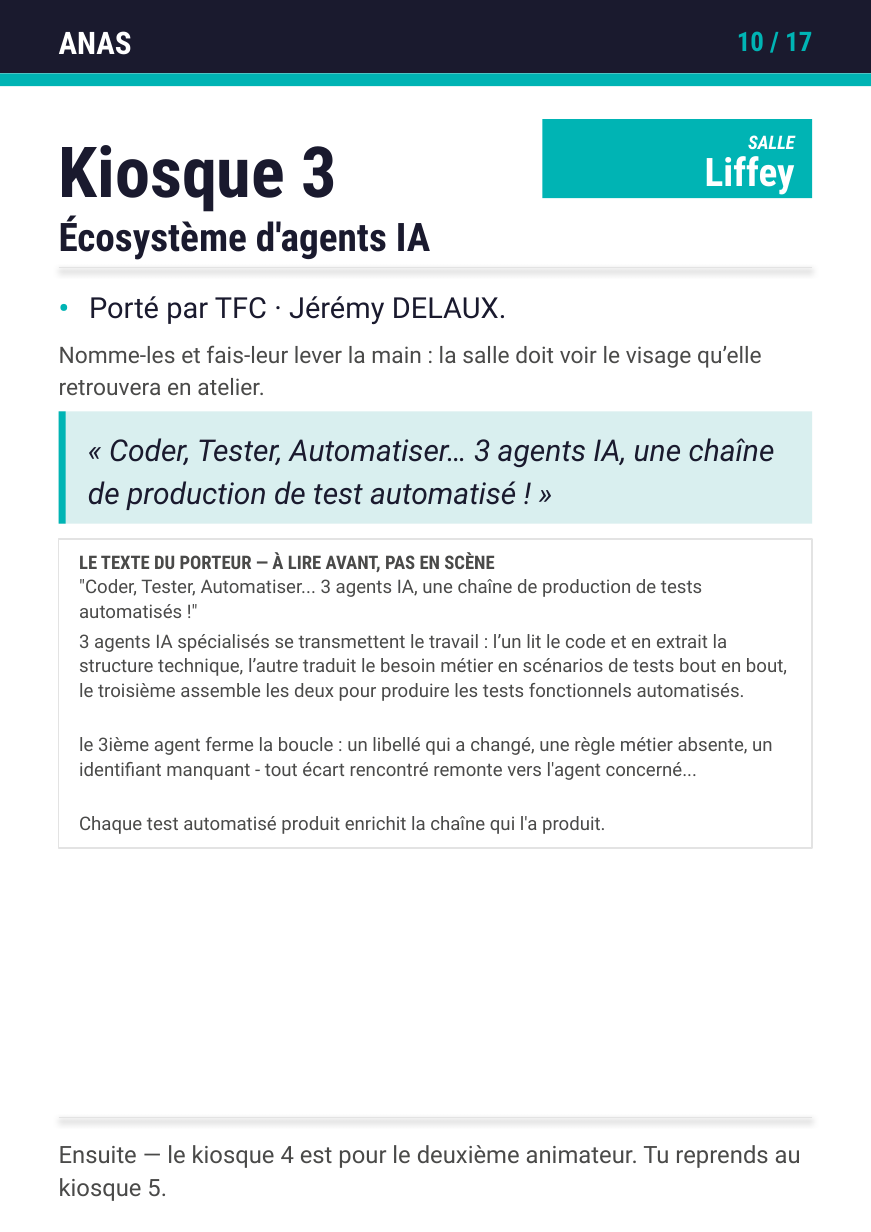
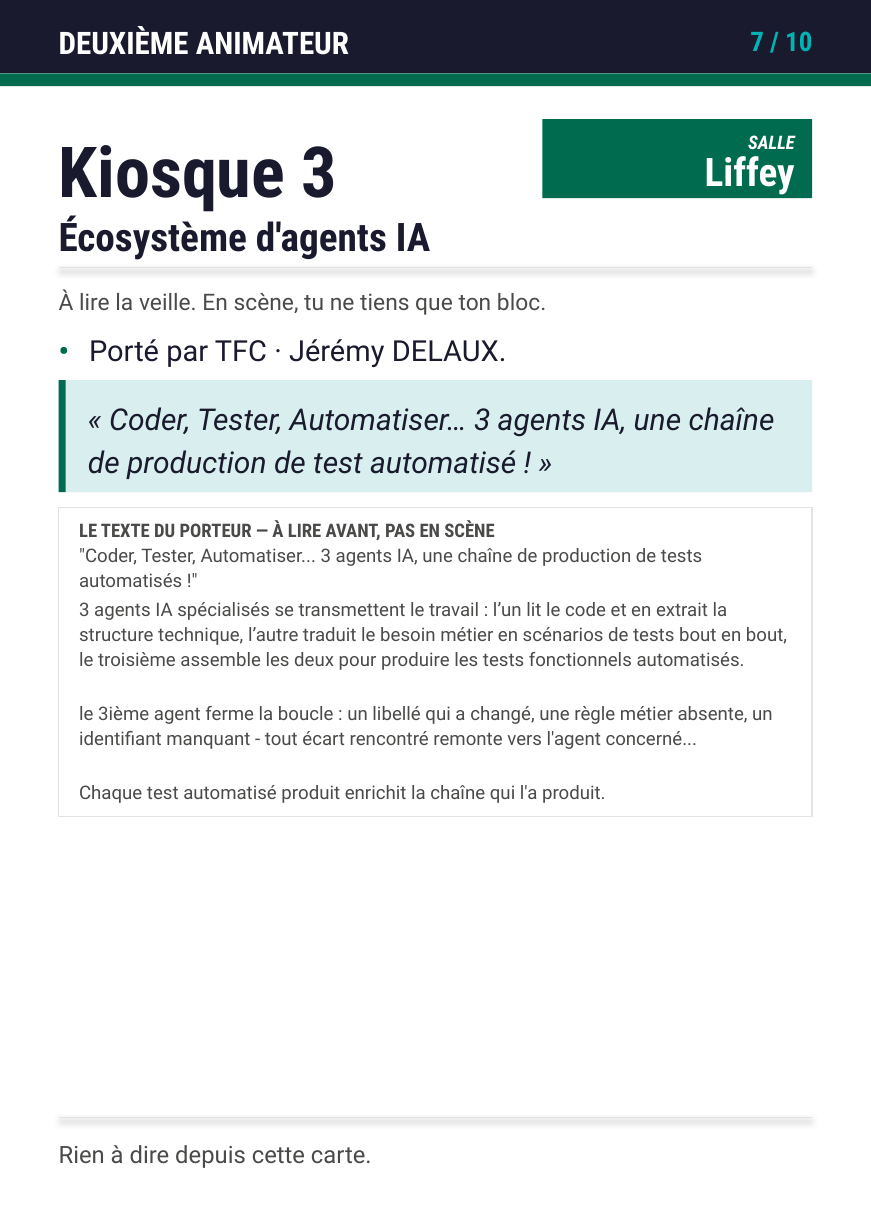
Before and after one commit to caa-jdelaux/info-hub, a slide deck: slide 33 of outils/fiches/fiches-animateurs.pptx (slide 10 before the commit). Drawn at 871x1232 pixels with LibreOffice and Linux fonts; fonts in the diff are those of the drawing. Boxes give left, top, right and bottom in pixels: in the first picture for what was removed or moved away, otherwise in the second. Text is boxed around its words. In the diff, an @@ line names an element or a change of style, - is before the commit and + after.

```diff
--- a/outils/fiches/fiches-animateurs.pptx
+++ b/outils/fiches/fiches-animateurs.pptx
@@ text at <box>59,26,349,55</box>: text changed @@
-ANAS
+DEUXIÈME ANIMATEUR
@@ text at <box>750,31,812,51</box>: text changed @@
-10 / 17
+7 / 10
@@ text added at <box>59,290,546,315</box>, 11 pt, text #4A4A49 @@
+À lire la veille. En scène, tu ne tiens que ton bloc.
@@ text "•": place and size @@
-text "•" at <box>58,284,88,325</box>
+text "•" at <box>58,328,88,368</box>
@@ text "•" at <box>58,328,88,368</box>: text colour #00B4B4 to #006B4F @@
@@ text "Porté par TFC · Jérémy ...": place and size @@
-text "Porté par TFC · Jérémy ..." at <box>89,296,507,324</box>
+text "Porté par TFC · Jérémy ..." at <box>89,339,507,367</box>
@@ text removed at <box>59,345,762,395</box> @@
-Nomme-les et fais-leur lever la main : la salle doit voir le visage qu’elle retrouvera en atelier.
@@ 5 texts, 3 rectangles: place and size @@
-5 texts, 3 rectangles at <box>58,411,811,849</box>
+5 texts, 3 rectangles at <box>58,380,811,817</box>
@@ fill #00B4B4 to #006B4F in 3 elements at <box>0,73,871,86</box>, <box>542,119,811,198</box>, <box>58,380,66,491</box> @@
@@ text "le 3ième agent ferme la ...": place and size @@
-text "le 3ième agent ferme la ..." at <box>79,737,773,780</box>
+text "le 3ième agent ferme la ..." at <box>79,706,773,749</box>
@@ text at <box>59,1145,372,1168</box>: text changed @@
-Ensuite — le kiosque 4 est pour le deuxième animateur. Tu reprends au kiosque 5.
+Rien à dire depuis cette carte.
```
Also in this commit, not shown: 23 other slides changed, 3 slides added, 7 other files.
